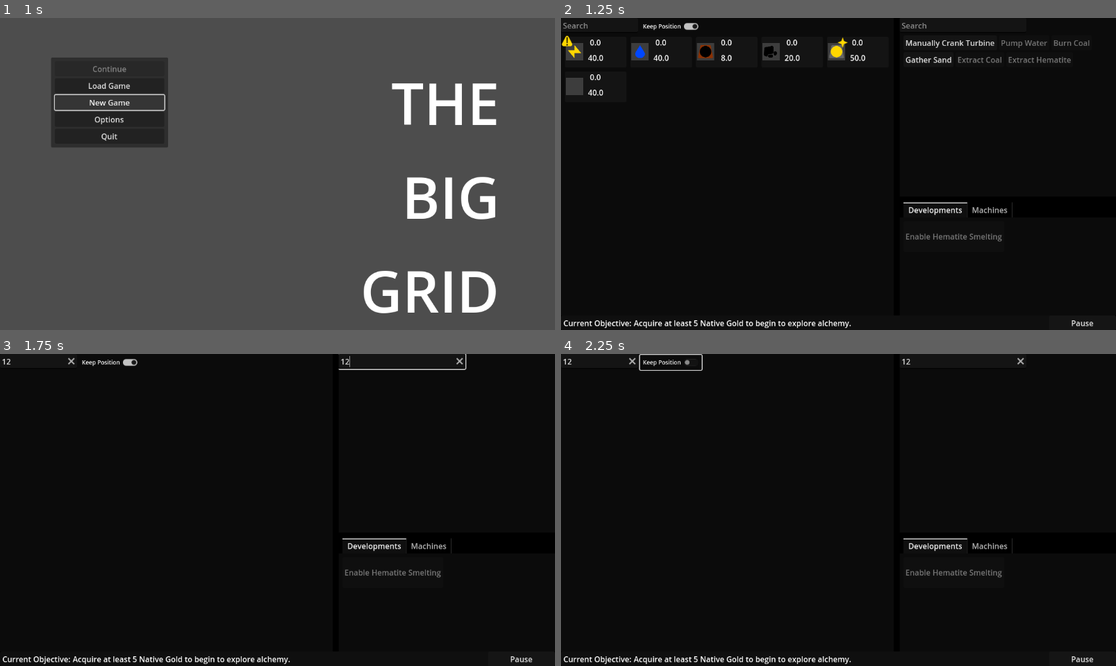
Above: before the commit, frames 1-4 (two rows, left to right).
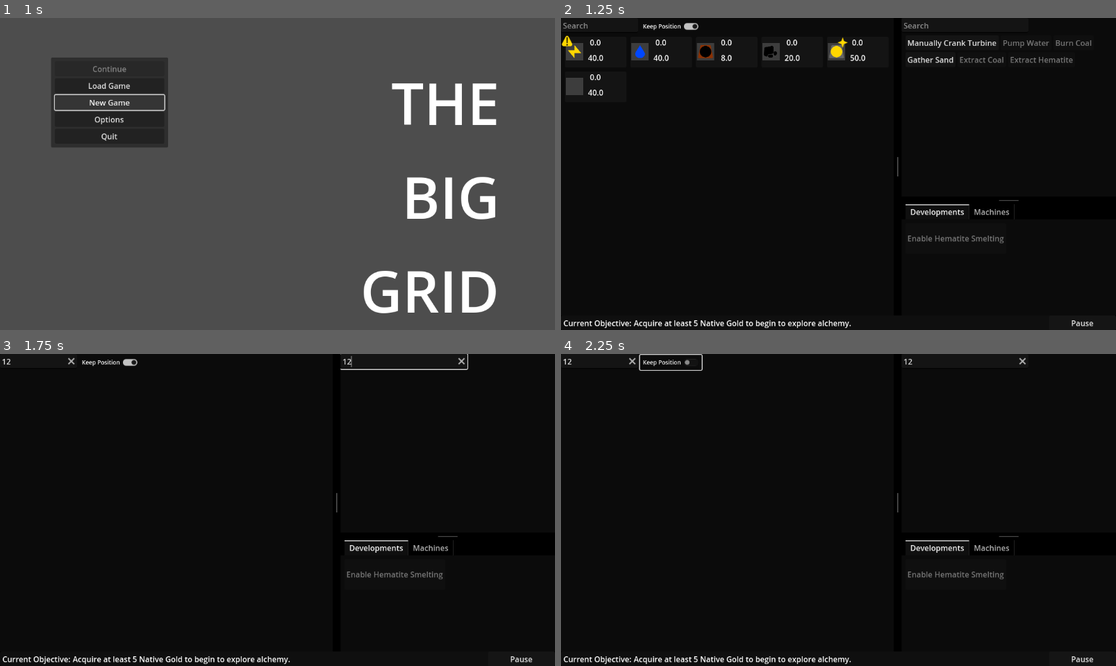
Above: after the commit, the same moments.

Repository: Carth501/The-Big-Grid
Game: Godot game, scene res://scenes/MainMenu.tscn
The game is run twice, just before and just after one commit, with the same random seed, the same clock (stepped at 60 frames per second) and the same inputs. Sound files missing from this copy of the repository are replaced by a short silence.
Inputs (mouse positions are in pixels of both pictures, inside the frame that each line leads up to):
- Up to frame 1 (1 s): click "New Game" at 0.5 s
- Up to frame 2 (1.25 s): no input
- Up to frame 3 (1.75 s): click (38, 360) at 1.27 s; type "12" at 1.35 s; click (399, 360) at 1.5 s; type "12" at 1.58 s
- Up to frame 4 (2.25 s): click "Keep Position" at 2 s

Frame 1 is identical in both runs. In frame 2, 1.4% of the frame differs, in the area x 60-96%, y 1-73%; in frame 3, 0.7%; in frame 4, 0.7%.

Commit message:
Make the slider handles more obvious

Diff:
--- a/scenes/Game.tscn
+++ b/scenes/Game.tscn
@@ -59,6 +59,8 @@
 offset_bottom = -30.0
 grow_horizontal = 2
 grow_vertical = 2
+theme_override_constants/separation = 16
+theme_override_constants/autohide = 0
 split_offset = 600
 script = ExtResource("2_1k5o2")
 
@@ -129,6 +131,8 @@
 
 [node name="RightSplit" type="VSplitContainer" parent="Display/MiddleSplit"]
 layout_mode = 2
+theme_override_constants/separation = 16
+theme_override_constants/autohide = 0
 split_offset = 300
 script = ExtResource("5_vo8pe")
 
